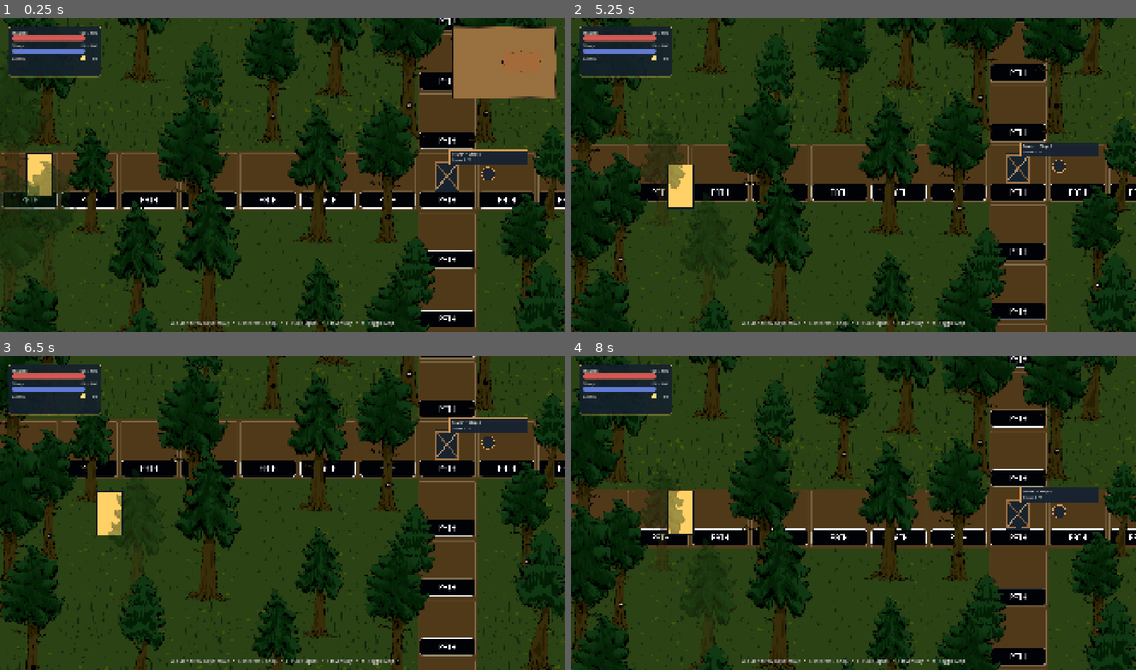
Above: before the commit, frames 1-4 (two rows, left to right).
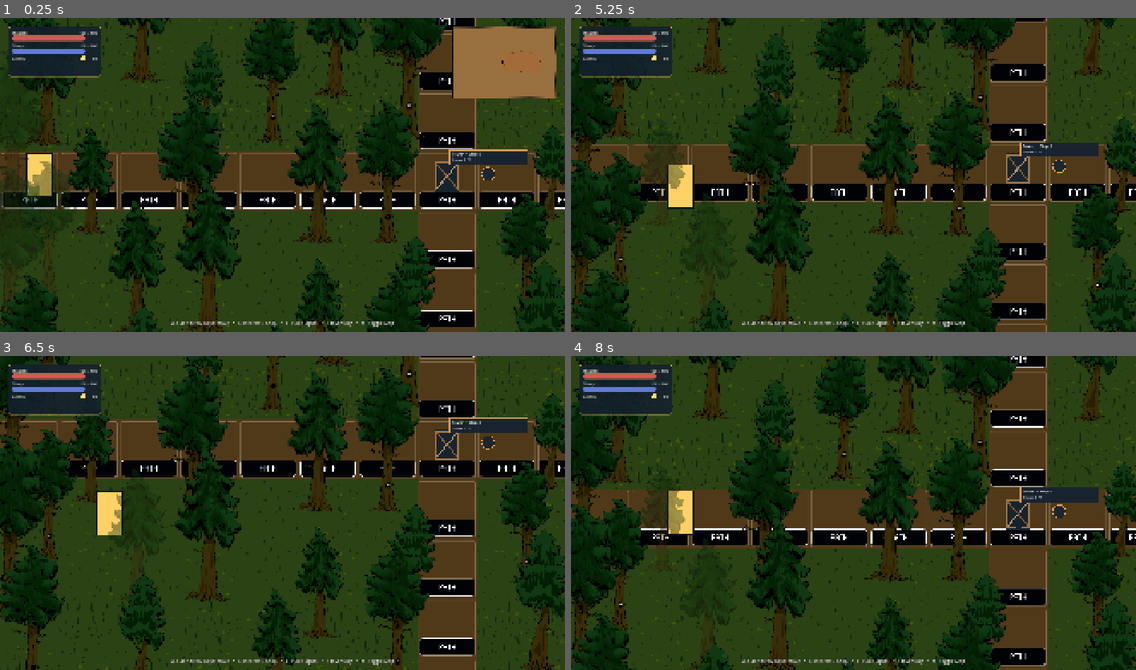
Above: after the commit, the same moments.

Repository: sebastiannovia/Light-Collector
Game: Godot game, scene res://MapLayoutTemplate.tscn
The game is run twice, just before and just after one commit, with the same random seed, the same clock (stepped at 60 frames per second) and the same inputs.
Inputs (mouse positions are in pixels of both pictures, inside the frame that each line leads up to):
- Up to frame 1 (0.25 s): no input
- Up to frame 2 (5.25 s): tap Enter at 0.5, 0.6, 3.5 s; move the mouse to (977, 159) at 0.52 s; hold Right (ui_right) 0.53-1.25 s; click (977, 159) at 0.67 s; drag from (740, 190) to (825, 237) at 1.27 s; tap Space at 2, 5 s; move the mouse to (910, 105) at 2.02 s; hold Right (ui_right) 2.03-2.75 s; hold Shift 2.03-2.75 s; drag from (825, 237) to (684, 127) at 2.77 s; move the mouse to (1023, 222) at 3.52 s; hold Left (ui_left) 3.53-4.25 s; hold Alt 3.53-4.25 s; drag from (684, 127) to (768, 96) at 4.27 s; move the mouse to (881, 175) at 5.02 s; hold Down (ui_down) from 5.03 s (still down); tap M at 5.1 s; click (881, 175) at 5.17 s
- Up to frame 3 (6.5 s): release Down (ui_down) at 5.75 s; drag from (197, 434) to (169, 528) at 5.77 s
- Up to frame 4 (8 s): move the mouse to (977, 497) at 6.52 s; hold Up (ui_up) 6.53-7.25 s; tap E at 6.6 s; drag from (740, 528) to (825, 575) at 7.27 s

The runs differ from the first frame. In frame 1, 0.4% of the frame differs, in the area x 79-93%, y 0-40%; in frame 2, 1.7%; in frame 3, 0.2%; in frame 4, 1.9%, in the area x 79-92%, y 0-40%.

Commit message:
Add tree chop shake animation

Diff:
--- a/MapLayoutTemplate.tscn
+++ b/MapLayoutTemplate.tscn
@@ -483,15 +483,6 @@
 [node name="ForestTree_47" parent="MapAreas/Main Base/WorldArt" unique_id=1510473349 instance=ExtResource("9_cjl5k")]
 position = Vector2(2668.776, 1939.9003)
 tree_scale = 1.2214719
-occlusion_radius = 82.0
-occlusion_edge_softness = 26.0
-trunk_collision_radius = 42.0
-trunk_collision_offset = Vector2(0, 0)
-metadata/forest_scatter_generated = true
-
-[node name="ForestTree_48" parent="MapAreas/Main Base/WorldArt" unique_id=1116075406 instance=ExtResource("9_cjl5k")]
-position = Vector2(2079.7566, 989.42096)
-tree_scale = 1.0495054
 occlusion_radius = 82.0
 occlusion_edge_softness = 26.0
 trunk_collision_radius = 42.0
@@ -1080,15 +1071,6 @@
 trunk_collision_offset = Vector2(0, 0)
 metadata/forest_scatter_generated = true
 
-[node name="ForestTree_40" parent="MapAreas/Forest/WorldArt" unique_id=765759056 instance=ExtResource("9_cjl5k")]
-position = Vector2(1403.7952, 1300.6029)
-tree_scale = 1.1834931
-occlusion_radius = 82.0
-occlusion_edge_softness = 26.0
-trunk_collision_radius = 42.0
-trunk_collision_offset = Vector2(0, 0)
-metadata/forest_scatter_generated = true
-
 [node name="ForestTree_41" parent="MapAreas/Forest/WorldArt" unique_id=1984521632 instance=ExtResource("9_cjl5k")]
 position = Vector2(2459.3813, 1836.5782)
 tree_scale = 0.97973514
@@ -1206,15 +1188,6 @@
 trunk_collision_offset = Vector2(0, 0)
 metadata/forest_scatter_generated = true
 
-[node name="ForestTree_54" parent="MapAreas/Forest/WorldArt" unique_id=1743287416 instance=ExtResource("9_cjl5k")]
-position = Vector2(2056.8892, 558.6488)
-tree_scale = 1.0906029
-occlusion_radius = 82.0
-occlusion_edge_softness = 26.0
-trunk_collision_radius = 42.0
-trunk_collision_offset = Vector2(0, 0)
-metadata/forest_scatter_generated = true
-
 [node name="ForestTree_55" parent="MapAreas/Forest/WorldArt" unique_id=1249412250 instance=ExtResource("9_cjl5k")]
 position = Vector2(14.803467, 935.0458)
 tree_scale = 0.8230152
@@ -1254,15 +1227,6 @@
 [node name="ForestTree_59" parent="MapAreas/Forest/WorldArt" unique_id=2018534799 instance=ExtResource("9_cjl5k")]
 position = Vector2(3474.7795, 56.012177)
 tree_scale = 1.1721611
-occlusion_radius = 82.0
-occlusion_edge_softness = 26.0
-trunk_collision_radius = 42.0
-trunk_collision_offset = Vector2(0, 0)
-metadata/forest_scatter_generated = true
-
-[node name="ForestTree_60" parent="MapAreas/Forest/WorldArt" unique_id=2079413163 instance=ExtResource("9_cjl5k")]
-position = Vector2(1753.1362, 1967.6791)
-tree_scale = 1.0918267
 occlusion_radius = 82.0
 occlusion_edge_softness = 26.0
 trunk_collision_radius = 42.0
@@ -4164,15 +4128,6 @@
 trunk_collision_offset = Vector2(0, 0)
 metadata/forest_scatter_generated = true
 
-[node name="ForestTree_59" parent="MapAreas/Forest5/WorldArt" unique_id=803500238 instance=ExtResource("9_cjl5k")]
-position = Vector2(3562.9937, 1545.2084)
-tree_scale = 0.9242103
-occlusion_radius = 82.0
-occlusion_edge_softness = 26.0
-trunk_collision_radius = 42.0
-trunk_collision_offset = Vector2(0, 0)
-metadata/forest_scatter_generated = true
-
 [node name="ForestTree_60" parent="MapAreas/Forest5/WorldArt" unique_id=1937778784 instance=ExtResource("9_cjl5k")]
 position = Vector2(1656.5938, 1316.7448)
 tree_scale = 0.8380095
--- a/gameplay/Gatherables/harvestable_tree.gd
+++ b/gameplay/Gatherables/harvestable_tree.gd
@@ -27,6 +27,12 @@
 @export_range(1, 999, 1) var wood_quantity := 3
 @export_range(32.0, 256.0, 1.0) var interaction_range := 176.0
 @export var prompt_text := "[E] Cut Tree"
+
+@export_group("Hit Animation")
+@export_range(0.0, 24.0, 0.5) var hit_shake_distance := 4.0
+@export_range(0.0, 15.0, 0.5) var hit_shake_rotation_degrees := 4.0
+@export_range(0.05, 0.6, 0.01) var hit_shake_duration := 0.18
+
 @export_group("Tree Occlusion")
 @export_range(16.0, 180.0, 1.0) var occlusion_radius := 82.0
 @export_range(1.0, 80.0, 1.0) var occlusion_edge_softness := 26.0
@@ -47,6 +53,9 @@
 var _selected_tree_texture: Texture2D
 var _occlusion_material: ShaderMaterial
 var _occluding_player: Node2D
+var _shake_tween: Tween
+var _visual_shake_offset: Vector2 = Vector2.ZERO
+var _visual_shake_rotation: float = 0.0
 
 func _ready() -> void:
 	_choose_random_tree_texture()
@@ -87,6 +96,8 @@
 func _process(_delta: float) -> void:
 	if Engine.is_editor_hint():
 		return
+	if _shake_tween and _shake_tween.is_running():
+		queue_redraw()
 	var was_nearby := _nearby_player
 	var previous_occluding_player := _occluding_player
 	var nearest_player_distance := INF
@@ -156,6 +167,7 @@
 		return false
 	hit_count += 1
 	hit.emit(hit_count, hits_required)
+	_play_chop_shake()
 	var inventory := _player_inventory(player)
 	if hit_count < hits_required:
 		if inventory:
@@ -183,8 +195,33 @@
 
 	_depleted = true
 	inventory.set_feedback("Collected %d Wood" % collected)
-	queue_free()
+	_free_after_shake()
 	return true
+
+func _play_chop_shake() -> void:
+	if _shake_tween and _shake_tween.is_running():
+		_shake_tween.kill()
+	_visual_shake_offset = Vector2.ZERO
+	_visual_shake_rotation = 0.0
+	var direction := -1.0 if hit_count % 2 == 1 else 1.0
+	var rotation_amount := deg_to_rad(hit_shake_rotation_degrees) * direction
+	var first_duration := hit_shake_duration * 0.25
+	var return_duration := hit_shake_duration * 0.25
+	var settle_duration := hit_shake_duration * 0.5
+	_shake_tween = create_tween()
+	_shake_tween.set_trans(Tween.TRANS_SINE).set_ease(Tween.EASE_OUT)
+	_shake_tween.tween_property(self, "_visual_shake_rotation", rotation_amount, first_duration)
+	_shake_tween.parallel().tween_property(self, "_visual_shake_offset", Vector2(direction * hit_shake_distance, -hit_shake_distance * 0.2), first_duration)
+	_shake_tween.tween_property(self, "_visual_shake_rotation", -rotation_amount * 0.45, return_duration)
+	_shake_tween.parallel().tween_property(self, "_visual_shake_offset", Vector2(-direction * hit_shake_distance * 0.4, 0.0), return_duration)
+	_shake_tween.tween_property(self, "_visual_shake_rotation", 0.0, settle_duration)
+	_shake_tween.parallel().tween_property(self, "_visual_shake_offset", Vector2.ZERO, settle_duration)
+
+func _free_after_shake() -> void:
+	if _shake_tween and _shake_tween.is_running():
+		_shake_tween.finished.connect(queue_free, CONNECT_ONE_SHOT)
+	else:
+		queue_free()
 
 func _player_inventory(player: Node) -> PlayerInventory:
 	if player is PlayerInventory:
@@ -192,6 +229,7 @@
 	return player.get_node_or_null("PlayerInventory") as PlayerInventory
 
 func _draw() -> void:
+	draw_set_transform(_visual_shake_offset, _visual_shake_rotation)
 	if _selected_tree_texture:
 		var drawn_size := _selected_tree_texture.get_size() * tree_scale
 		var top_left := Vector2(-drawn_size.x * 0.5, -drawn_size.y) + texture_offset
